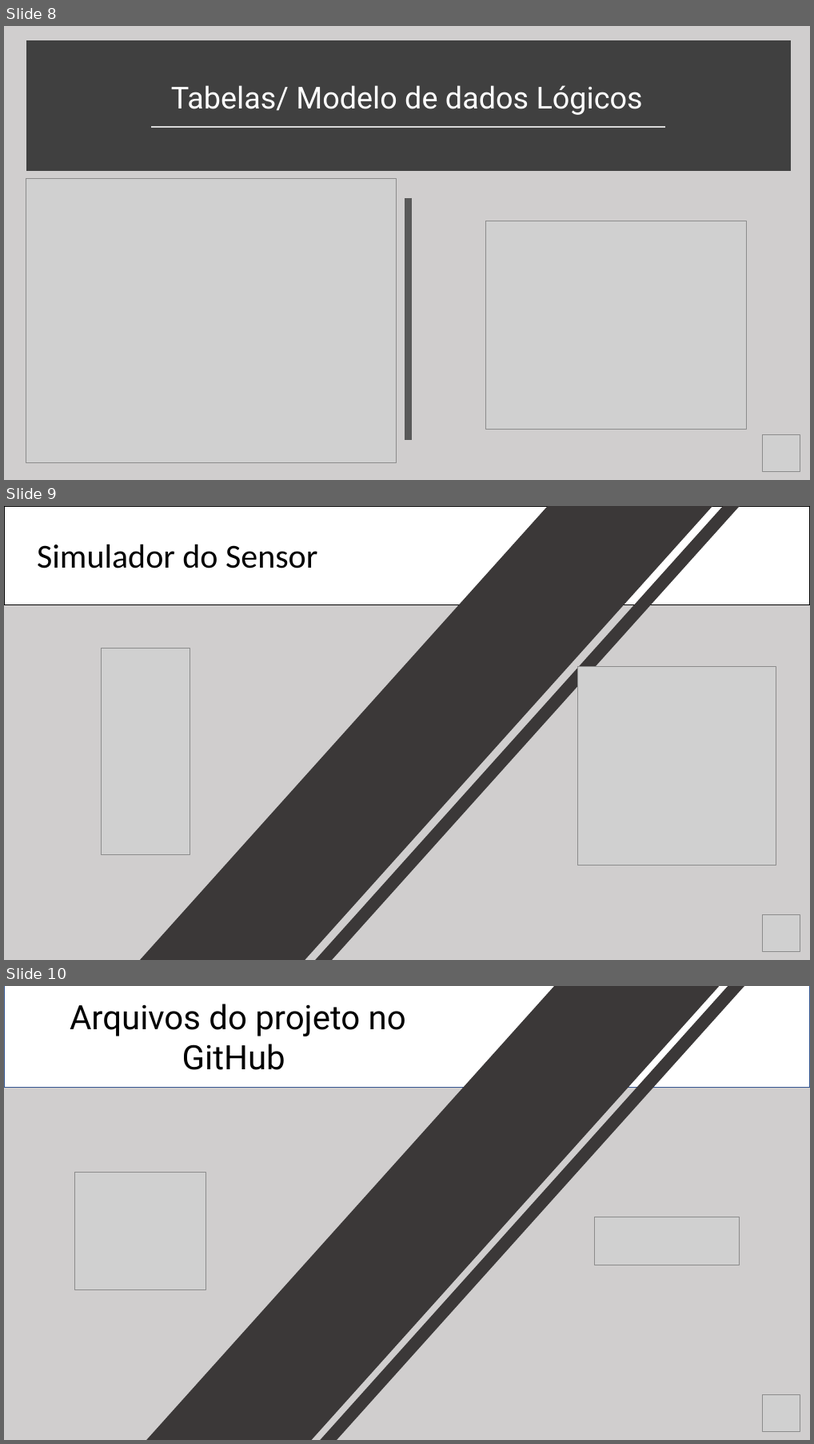
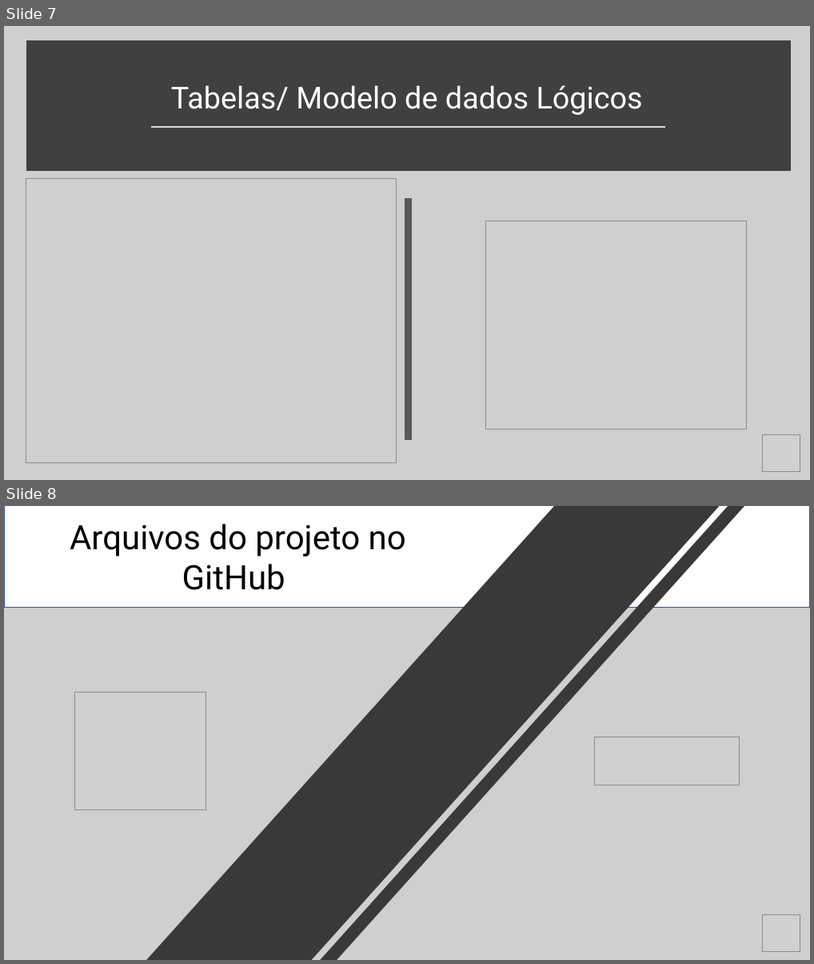
Before and after one commit to rafael-rochaalmeida/Harbor-Solutions, a slide deck: Documentação/Apresentação Sprint 2.pptx. Shown one above the other, each under a label of ours: slides 8, 9 and 10 before the commit, slides 7 and 8 after it. The pictures are 814x1444 and 814x964 pixels, drawn with LibreOffice and Linux fonts; fonts in the diff are those of the drawing; grey boxes stand for pictures. Boxes give left, top, right and bottom in pixels: in the first picture for what was removed or moved away, otherwise in the second. Text is boxed around its words. In the diff, an @@ line names an element or a change of style, - is before the commit and + after.

```diff
--- a/Documentação/Apresentação Sprint 2.pptx
+++ b/Documentação/Apresentação Sprint 2.pptx
@@ slide 9 removed at (x1=4, y1=506, x2=810, y2=960), background #D0CECE @@
@@ rectangle removed at (x1=4, y1=506, x2=810, y2=605) @@
@@ rectangle removed at (x1=134, y1=506, x2=719, y2=960) @@
@@ rectangle removed at (x1=240, y1=506, x2=742, y2=960) @@
@@ text removed at (x1=37, y1=544, x2=318, y2=568) @@
-Simulador do Sensor
@@ picture removed at (x1=101, y1=648, x2=190, y2=855) @@
@@ picture removed at (x1=578, y1=666, x2=777, y2=864) @@
@@ picture removed at (x1=763, y1=914, x2=801, y2=952) @@
@@ what was slide 8 is now slide 7 @@
@@ what was slide 10 is now slide 8 @@
```
Also in this commit, not shown: 1 other slide removed.
